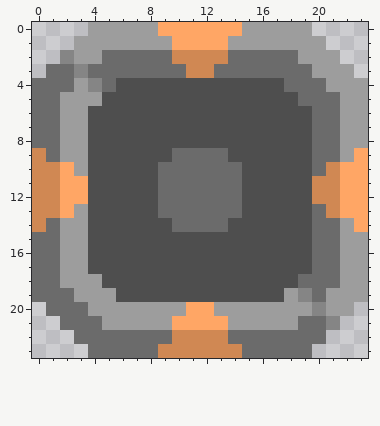
Pixel-art sprite, stored at core/assets-raw/sprites/blocks/units/monsoon-pad.png. Above, as it was before the edit.
The file is 24x24 pixels.
Now the later version:
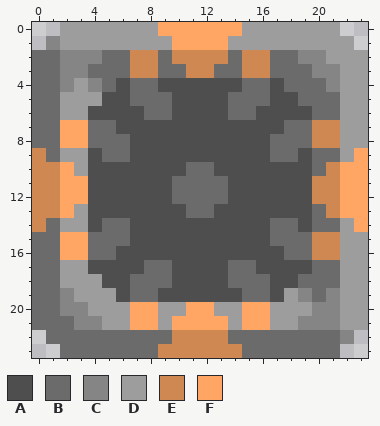
Palette (. is transparent): A #4e4e4e  B #6b6b6b  C #858585  D #9d9d9d  E #d08853  F #ffa665
Change:
The author changed colour B to colour A in row 9 at x 10 to 13; in row 10 at x 9 to 10 and 13 to 14; in rows 11 to 12 at x 9 and 14; in row 13 at x 9 to 10 and 13 to 14; in row 14 at x 10 to 13.
Colour B now appears in row 2 at x 0 to 1; in row 3 at x 0; in row 20 at x 0; in row 21 at x 0 to 1; in row 22 at x 1 to 2 and 21; in row 23 at x 2 to 3 and 20 to 21.
The author changed colour A to colour B in row 4 at x 7 to 8 and 15 to 16; in row 5 at x 7 to 9 and 14 to 16; in row 6 at x 8 to 9 and 14 to 15; in row 7 at x 4 to 5 and 18 to 19; in row 8 at x 4 to 6 and 17 to 19; in row 9 at x 5 to 6 and 17 to 18.
The author changed colour A to colour B in row 14 at x 5 to 6 and 17 to 18; in row 15 at x 4 to 6 and 17 to 19; in row 16 at x 4 to 5 and 18 to 19; in row 17 at x 8 to 9 and 14 to 15; in row 18 at x 7 to 9 and 14 to 16; in row 19 at x 7 to 8 and 15 to 16.
Colour C now appears in row 1 at x 1; in row 22 at x 22.
The author changed colour B to colour C in rows 3 to 4 at x 2; in row 19 at x 2; in row 20 at x 2 to 3; in row 21 at x 3 to 4 and 19 to 20.
The author changed colour D to colour C in row 2 at x 3 to 4 and 19 to 20; in row 3 at x 20 to 21; in row 4 at x 21; in rows 19 to 20 at x 21.
Colour D now appears in row 0 at x 2 to 3 and 20 to 21; in row 1 at x 2 and 21 to 22; in row 2 at x 22 to 23; in row 3 at x 23; in row 20 at x 23; in row 21 at x 22 to 23.
The author changed colour B to colour E in rows 2 to 3 at x 7 to 8 and 15 to 16; in rows 7 to 8 at x 20 to 21; in rows 15 to 16 at x 20 to 21.
The author changed colour D to colour F in rows 7 to 8 at x 2 to 3; in rows 15 to 16 at x 2 to 3; in rows 20 to 21 at x 7 to 8 and 15 to 16.
Changed places in both pictures, as pixel boxes (x1, y1, x2, y2):
changed: (32, 22, 368, 358)
